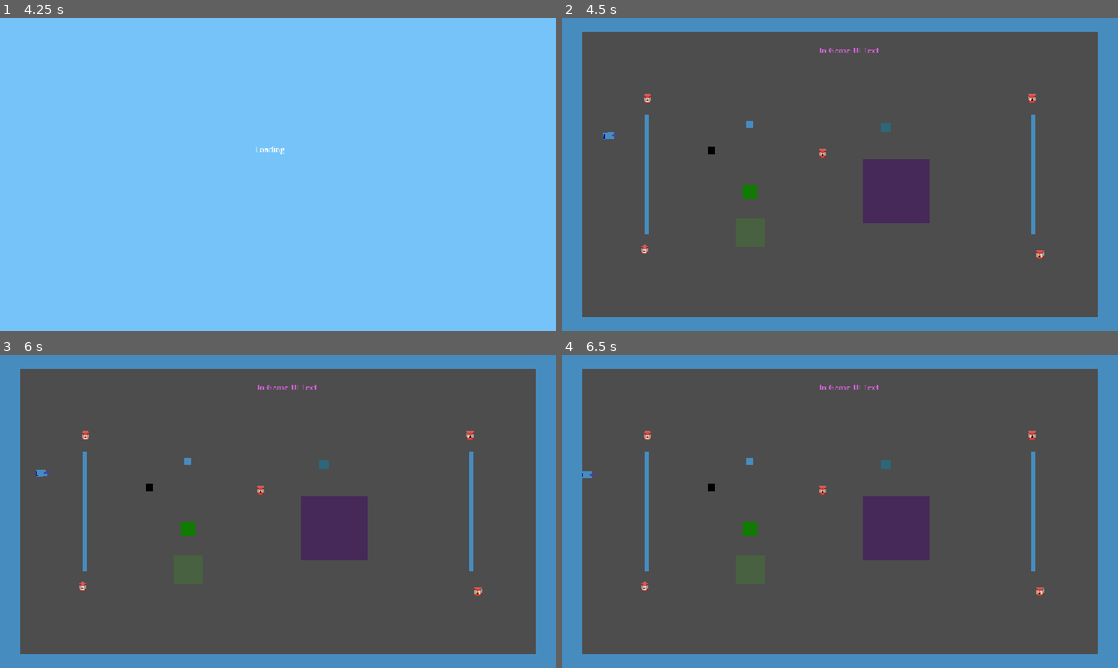
Above: before the commit, frames 1-4 (two rows, left to right).
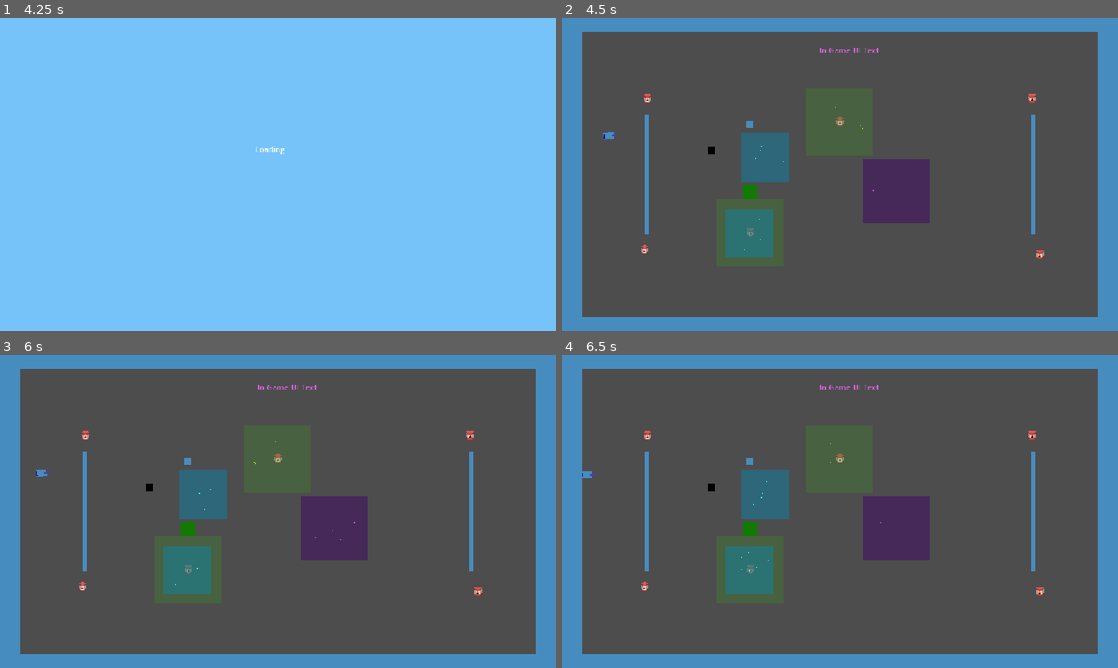
Above: after the commit, the same moments.

Repository: JoeyGiordano/TankTrouble2
Game: Godot game, scene res://game_container/game_container.tscn
Two runs of this game, one before a commit and one after it. Both use one fixed random seed, a clock stepped at 60 frames per second and the inputs below. The engine's default icon, where the game draws it, is replaced by a stand-in: a white triangle on a blue panel in a dark square.
Inputs:
- Up to frame 1 (4.25 s): click "[CutSceneOver]" at 0.5 s; click "Play" at 1.25 s; click "Play!" at 2 s; tap Enter at 2.75 s; hold W (player1_up) 2.78-3.53 s; hold . (player0_shoot) 2.78-3.53 s; tap Space at 3.5 s; hold Down (ui_down) from 3.53 s (still down); tap Q (player1_shoot) at 3.6 s
- Up to frame 2 (4.5 s): tap Enter at 4.25 s; release Down (ui_down) at 4.28 s; hold W (player1_up) from 4.28 s (still down); tap K (player2_right) at 4.35 s
- Up to frame 3 (6 s): tap Space at 5 s; tap Shift at 5.1 s; tap Enter at 5.75 s; release W (player1_up) at 5.78 s; hold Down (ui_down) from 5.78 s (still down); hold F from 5.78 s (still down)
- Up to frame 4 (6.5 s): keep holding Down (ui_down); keep holding F

Frame 1 is identical in both runs. In frame 2, 2.8% of the frame differs, in the area x 29-60%, y 28-77%; in frame 3, 2.8%, in the area x 29-64%, y 27-77%; in frame 4, 2.8%.

Commit message:
Added particle effects to fields

Diff:
--- a/game/map_elements/bullet_speed_modifier_area.tscn
+++ b/game/map_elements/bullet_speed_modifier_area.tscn
@@ -1,9 +1,22 @@
-[gd_scene load_steps=4 format=3 uid="uid://b2vd12pjydjhl"]
+[gd_scene load_steps=5 format=3 uid="uid://b2vd12pjydjhl"]
 
 [ext_resource type="Texture2D" uid="uid://dxe5rsvu84bgc" path="res://icon.svg" id="1_fik1q"]
 [ext_resource type="Script" uid="uid://blqc5qe1fprgt" path="res://game/map_elements/bullet_speed_modifier_area.gd" id="1_ghps4"]
 
 [sub_resource type="RectangleShape2D" id="RectangleShape2D_ghps4"]
+
+[sub_resource type="ParticleProcessMaterial" id="ParticleProcessMaterial_ghps4"]
+particle_flag_disable_z = true
+emission_shape_scale = Vector3(8, 8, 1)
+emission_shape = 6
+emission_ring_axis = Vector3(0, 0, 1)
+emission_ring_height = 1.0
+emission_ring_radius = 1.0
+emission_ring_inner_radius = 0.0
+emission_ring_cone_angle = 90.0
+gravity = Vector3(0, 0, 0)
+radial_accel_min = -20.000002
+radial_accel_max = 19.999998
 
 [node name="Bullet Speed Modifier Area" type="Node2D"]
 script = ExtResource("1_ghps4")
@@ -23,5 +36,13 @@
 [node name="CollisionShape2D" type="CollisionShape2D" parent="Area2D"]
 shape = SubResource("RectangleShape2D_ghps4")
 
+[node name="GPUParticles2D" type="GPUParticles2D" parent="."]
+modulate = Color(0.30109066, 0.9985567, 0.96971744, 1)
+amount = 12
+preprocess = 0.5
+speed_scale = 0.8
+randomness = 0.5
+process_material = SubResource("ParticleProcessMaterial_ghps4")
+
 [connection signal="body_entered" from="Area2D" to="." method="_on_area_2d_body_entered"]
 [connection signal="body_exited" from="Area2D" to="." method="_on_area_2d_body_exited"]
--- a/game/map_elements/magnetic_area.tscn
+++ b/game/map_elements/magnetic_area.tscn
@@ -1,9 +1,22 @@
-[gd_scene load_steps=4 format=3 uid="uid://dx0nr0e7wnvtg"]
+[gd_scene load_steps=5 format=3 uid="uid://dx0nr0e7wnvtg"]
 
 [ext_resource type="Script" uid="uid://d6cunwhfg404" path="res://game/map_elements/magnetic_area.gd" id="1_k8obu"]
 [ext_resource type="Texture2D" uid="uid://dxe5rsvu84bgc" path="res://icon.svg" id="2_yi5om"]
 
 [sub_resource type="RectangleShape2D" id="RectangleShape2D_ghps4"]
+
+[sub_resource type="ParticleProcessMaterial" id="ParticleProcessMaterial_k8obu"]
+particle_flag_disable_z = true
+emission_shape_scale = Vector3(8, 8, 1)
+emission_shape = 6
+emission_ring_axis = Vector3(0, 0, 1)
+emission_ring_height = 1.0
+emission_ring_radius = 1.0
+emission_ring_inner_radius = 0.0
+emission_ring_cone_angle = 90.0
+gravity = Vector3(0, 0, 0)
+radial_accel_min = -20.000002
+radial_accel_max = 19.999998
 
 [node name="Magnetic Area" type="Node2D"]
 script = ExtResource("1_k8obu")
@@ -23,5 +36,13 @@
 [node name="CollisionShape2D" type="CollisionShape2D" parent="Area2D"]
 shape = SubResource("RectangleShape2D_ghps4")
 
+[node name="GPUParticles2D" type="GPUParticles2D" parent="."]
+modulate = Color(0.65148306, 1, 0.22609296, 1)
+amount = 12
+preprocess = 0.5
+speed_scale = 0.8
+randomness = 0.5
+process_material = SubResource("ParticleProcessMaterial_k8obu")
+
 [connection signal="body_entered" from="Area2D" to="." method="_on_area_2d_body_entered"]
 [connection signal="body_exited" from="Area2D" to="." method="_on_area_2d_body_exited"]
--- a/game/map_elements/tank_stat_modifier_area.tscn
+++ b/game/map_elements/tank_stat_modifier_area.tscn
@@ -10,6 +10,19 @@
 metadata/_custom_type_script = "uid://8jp733sld27f"
 
 [sub_resource type="RectangleShape2D" id="RectangleShape2D_mi6jf"]
+
+[sub_resource type="ParticleProcessMaterial" id="ParticleProcessMaterial_t30ux"]
+particle_flag_disable_z = true
+emission_shape_scale = Vector3(8, 8, 1)
+emission_shape = 6
+emission_ring_axis = Vector3(0, 0, 1)
+emission_ring_height = 1.0
+emission_ring_radius = 1.0
+emission_ring_inner_radius = 0.0
+emission_ring_cone_angle = 90.0
+gravity = Vector3(0, 0, 0)
+radial_accel_min = -20.000002
+radial_accel_max = 19.999998
 
 [node name="Tank Stat Modifier Area" type="Node2D"]
 script = ExtResource("1_t30ux")
@@ -28,3 +41,11 @@
 
 [node name="CollisionShape2D" type="CollisionShape2D" parent="Hitbox"]
 shape = SubResource("RectangleShape2D_mi6jf")
+
+[node name="GPUParticles2D" type="GPUParticles2D" parent="."]
+modulate = Color(0.87682986, 0.2999867, 1, 1)
+amount = 12
+preprocess = 0.5
+speed_scale = 0.8
+randomness = 0.5
+process_material = SubResource("ParticleProcessMaterial_t30ux")
--- a/levels/test_level_active_map.tscn
+++ b/levels/test_level_active_map.tscn
@@ -82,7 +82,10 @@
 position = Vector2(398, -158)
 
 [node name="Explosive Barrel3" parent="Active Map Stuff/Explosive Barrels" instance=ExtResource("4_54bsp")]
-position = Vector2(-36, -44)
+position = Vector2(-185, 120)
+
+[node name="Explosive Barrel6" parent="Active Map Stuff/Explosive Barrels" instance=ExtResource("4_54bsp")]
+position = Vector2(0, -109)
 
 [node name="Explosive Barrel4" parent="Active Map Stuff/Explosive Barrels" instance=ExtResource("4_54bsp")]
 position = Vector2(-405, 156)
@@ -109,7 +112,8 @@
 
 [node name="Magnetic Area" parent="Active Map Stuff/SpeedFields" instance=ExtResource("7_b6xup")]
 position = Vector2(-186, 120)
-scale = Vector2(3, 3)
+scale = Vector2(7, 7)
+magnetic_strength = 4
 clockwise_rotation = true
 
 [node name="Tank Speed Modifier Area" parent="Active Map Stuff/SpeedFields" instance=ExtResource("7_evsuk")]
@@ -117,7 +121,18 @@
 scale = Vector2(6.964583, -6.5526533)
 
 [node name="Bullet Speed Modifier Area" parent="Active Map Stuff/SpeedFields" instance=ExtResource("7_5swdi")]
-position = Vector2(95, -97)
+position = Vector2(-188, 121)
+scale = Vector2(5, 5)
+
+[node name="Magnetic Area2" parent="Active Map Stuff/SpeedFields" instance=ExtResource("7_b6xup")]
+position = Vector2(-1.0000153, -108.999985)
+scale = Vector2(7, 7)
+magnetic_strength = 4
+clockwise_rotation = true
+
+[node name="Bullet Speed Modifier Area2" parent="Active Map Stuff/SpeedFields" instance=ExtResource("7_5swdi")]
+position = Vector2(-155.99998, -35.000015)
+scale = Vector2(5, 5)
 
 [node name="PlayerSpawner" parent="." instance=ExtResource("7_uepb4")]
 
--- a/tank/tank.gd
+++ b/tank/tank.gd
@@ -23,6 +23,9 @@
 @onready var items : Node = $Items
 @onready var stats_handler : StatsHandler = $StatsHandler
 @onready var effects_handler : EffectsHandler = $EffectsHandler
+
+#Invincability
+
 
 # Input
 var move_input : Vector2 = Vector2.ZERO
Not shown: 1 places in game/map_elements/tank_stat_modifier_area.tscn that only renumber resources
